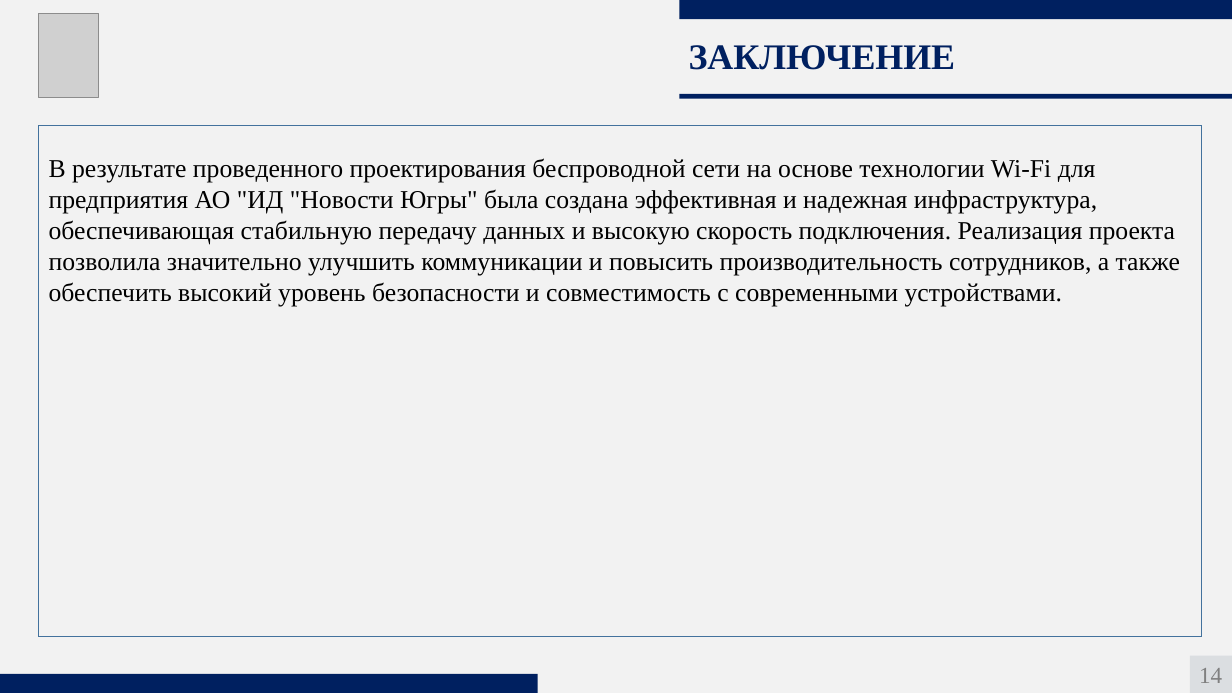
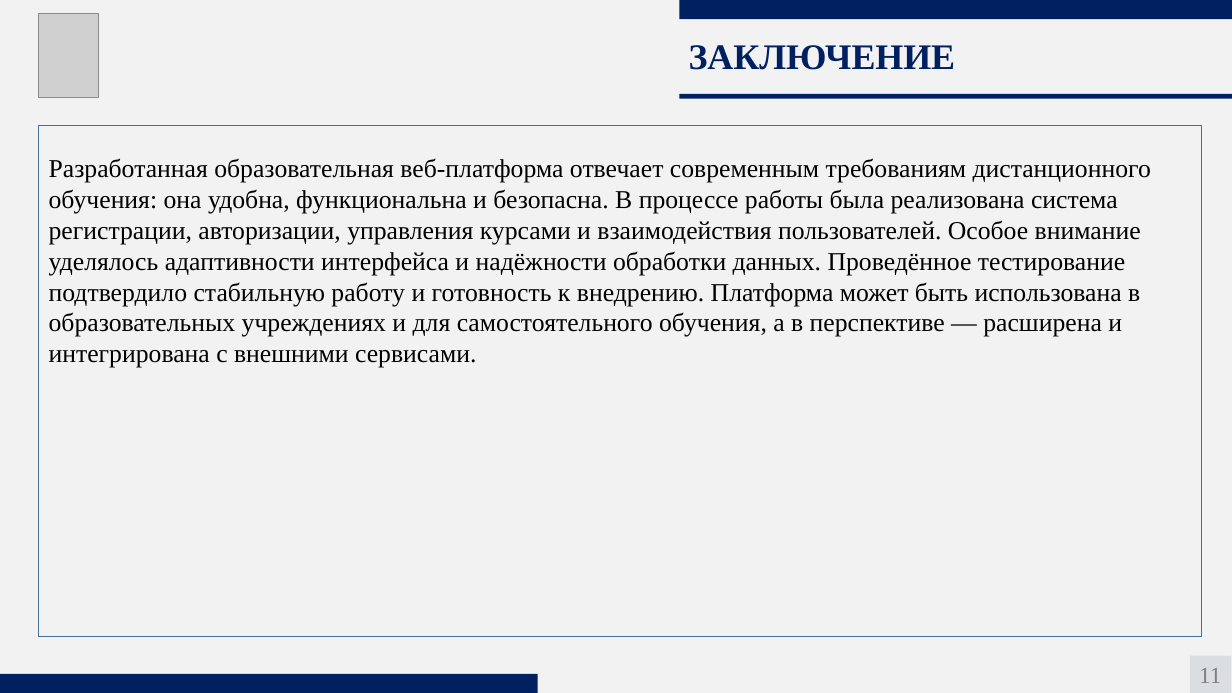
Before and after one commit to aftercraig/Education-Graduate, a slide deck: slide 11 of Дополнительные материалы/Диплом Боритько.pptx (slide 14 before the commit). Drawn at 1232x693 pixels with LibreOffice and Linux fonts; fonts in the diff are those of the drawing; grey boxes stand for pictures. Boxes give left, top, right and bottom in pixels: in the first picture for what was removed or moved away, otherwise in the second. Text is boxed around its words. In the diff, an @@ line names an element or a change of style, - is before the commit and + after.

```diff
--- a/Дополнительные материалы/Диплом Боритько.pptx
+++ b/Дополнительные материалы/Диплом Боритько.pptx
@@ text at [49, 158, 1151, 368]: text changed @@
-В результате проведенного проектирования беспроводной сети на основе технологии Wi-Fi для предприятия АО "ИД "Новости Югры" была создана эффективная и надежная инфраструктура, обеспечивающая стабильную передачу данных и высокую скорость подключения. Реализация проекта позволила значительно улучшить коммуникации и повысить производительность сотрудников, а также обеспечить высокий уровень безопасности и совместимость с современными устройствами.
+Разработанная образовательная веб-платформа отвечает современным требованиям дистанционного обучения: она удобна, функциональна и безопасна. В процессе работы была реализована система регистрации, авторизации, управления курсами и взаимодействия пользователей. Особое внимание уделялось адаптивности интерфейса и надёжности обработки данных. Проведённое тестирование подтвердило стабильную работу и готовность к внедрению. Платформа может быть использована в образовательных учреждениях и для самостоятельного обучения, а в перспективе — расширена и интегрирована с внешними сервисами.
@@ text in rectangle at [1199, 668, 1221, 683]: text changed @@
-14
+11
```
Also in this commit, not shown: 2 other slides changed, 5 slides added, 8 slides removed, 2 other files.
